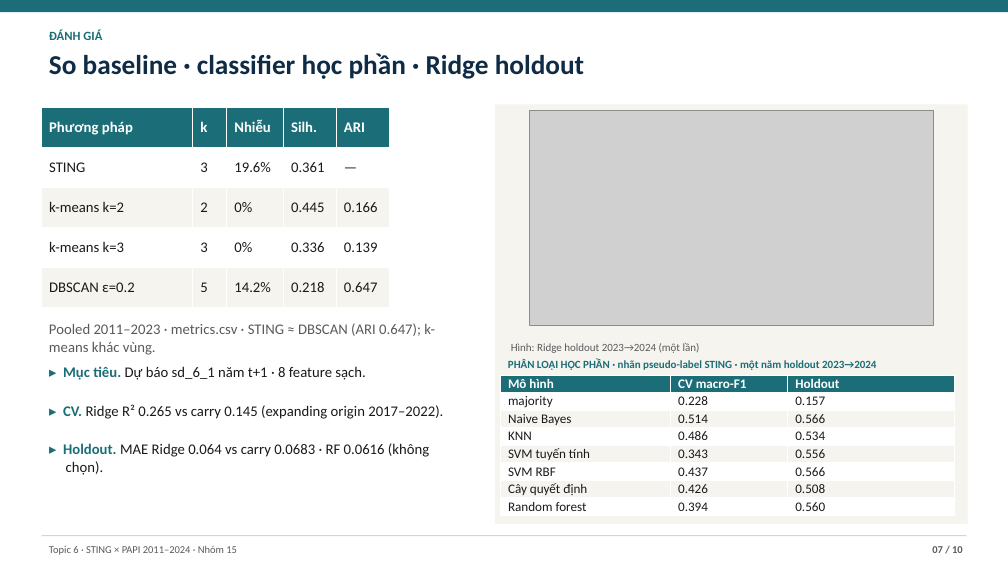
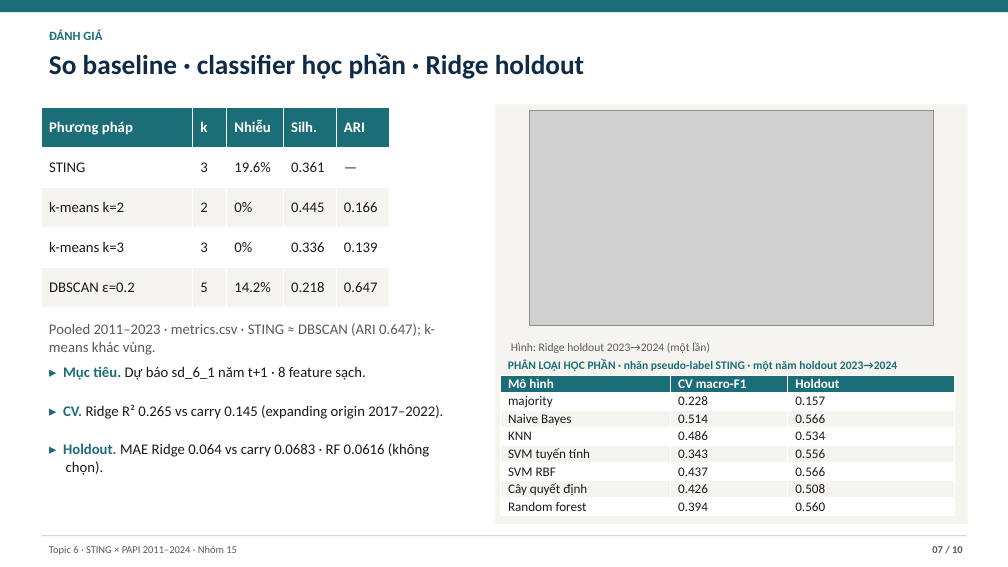
Before and after one commit to JasonTM17/Grid_Based_Sociology, a slide deck: slide 7 of slides/submission.pptx. Drawn at 1008x567 pixels with LibreOffice and Linux fonts; fonts in the diff are those of the drawing; grey boxes stand for pictures. Boxes give left, top, right and bottom in pixels: in the first picture for what was removed or moved away, otherwise in the second. Text is boxed around its words. In the diff, an @@ line names an element or a change of style, - is before the commit and + after.

Commit message:
fix: use external-validation wording and a minimum label size in both decks (#42)

```diff
--- a/slides/submission.pptx
+++ b/slides/submission.pptx
@@ text "PHÂN LOẠI HỌC PHẦN · ..." at bbox=[508, 359, 897, 371]: size 10.5 to 11 pt @@
@@ text "Hình: Ridge holdout 2023→2024 (một ..." at bbox=[511, 342, 710, 353]: size 10.5 to 11 pt @@
```
Also in this commit, not shown: 2 other slides changed, 3 other files.
